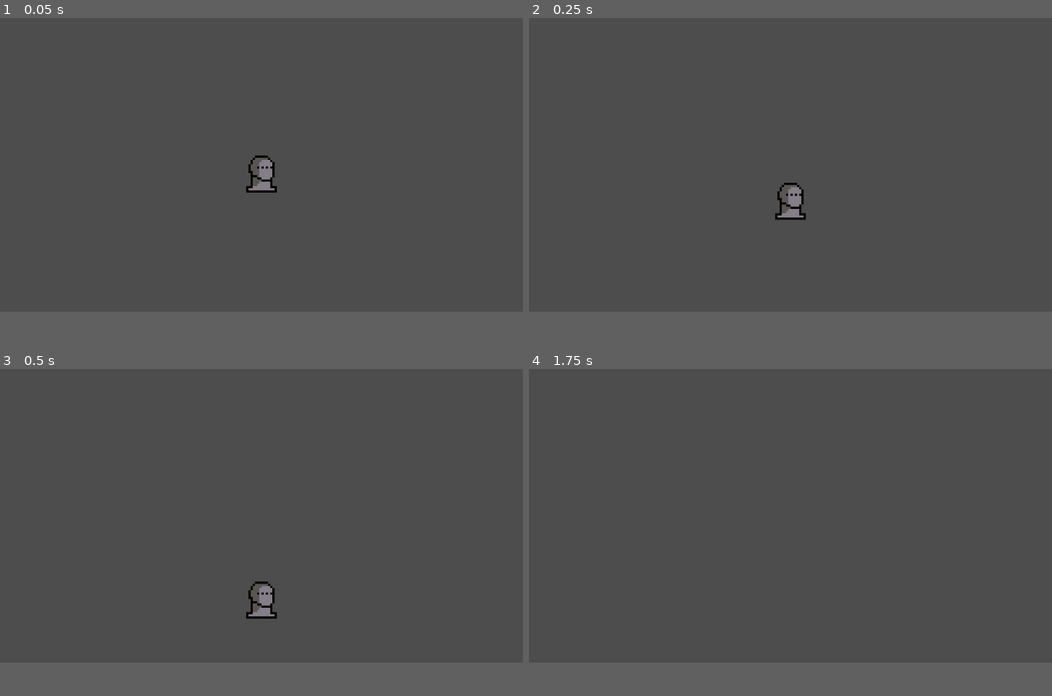
Above: before the commit, frames 1-4 (two rows, left to right).
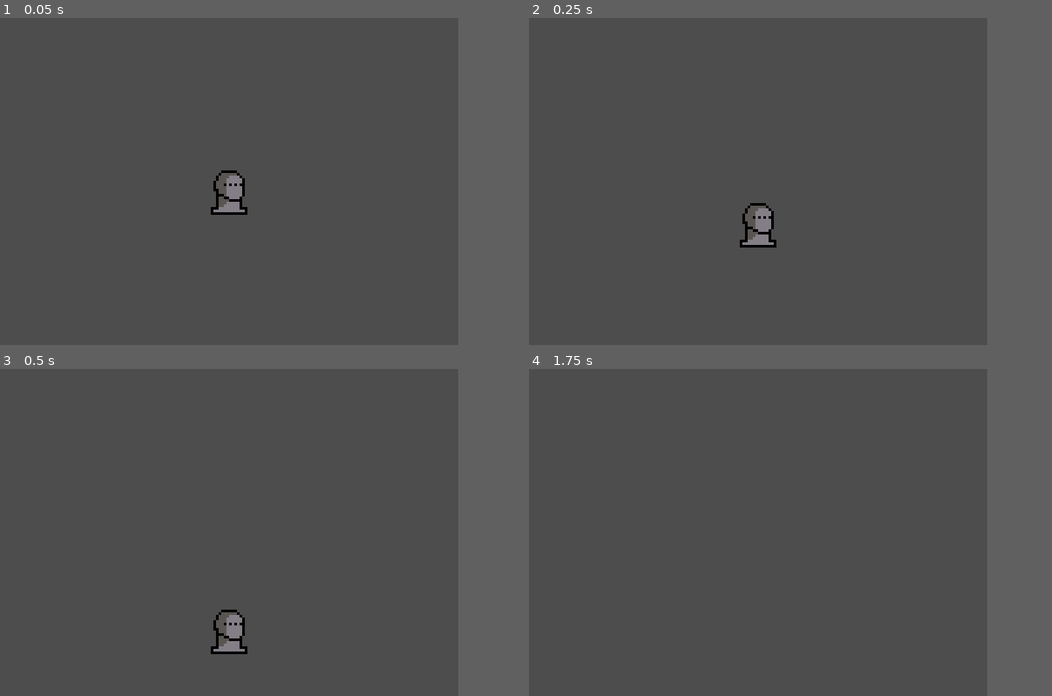
Above: after the commit, the same moments.

Repository: Muircat/gamejam2.0
Game: Godot game, scene res://knighthalfmask.tscn
Two runs of this game, one before a commit and one after it. Both use one fixed random seed, a clock stepped at 60 frames per second and the inputs below. This scene is started directly instead of the project's main scene.
Inputs:
- Up to frame 1 (0.05 s): no input
- Up to frame 2 (0.25 s): no input
- Up to frame 3 (0.5 s): no input
- Up to frame 4 (1.75 s): hold D (move_right) from 0.53 s (still down); tap Space (jump) at 0.77, 1.52 s; tap Enter at 1.25 s
In our replay, the window is 799x449 before the commit and 700x500 after it. These sizes can differ from the game's own. Grey fills any space a smaller window leaves; there, only what the larger window draws over its background counts as a difference.

The runs differ from the first frame. In frame 1, 1.0% of the frame differs, in the area x 40-53%, y 42-61%; in frame 2, 1.0%; in frame 3, 1.0%, in the area x 40-53%, y 65-88%; in frame 4, only the window size differs.

Commit message:
Update, waiting on level build *cough cough*

Diff:
--- a/death.gd
+++ b/death.gd
@@ -3,4 +3,5 @@
 
 
 func _on_body_entered(body) -> void:
-	body.respawn()
+	if body.name == "TestCharacter":
+		body.respawn()
--- a/liamtesting.tscn
+++ b/liamtesting.tscn
@@ -1,143 +1,157 @@
 [gd_scene format=3 uid="uid://snk2gl730sat"]
 
-[ext_resource type="Texture2D" uid="uid://cawa2gklais4g" path="res://Blocks/1x1brick.png" id="1_3533s"]
+[ext_resource type="Texture2D" uid="uid://ca2ul22j8xm63" path="res://BackgroundImages/Background.png" id="1_1bkxr"]
 [ext_resource type="PackedScene" uid="uid://c0ojkm3pkvv4e" path="res://testcharacter.tscn" id="1_o3k3h"]
+[ext_resource type="Shader" uid="uid://ctrgk5irbhah1" path="res://fog.gdshader" id="2_2ql80"]
+[ext_resource type="Texture2D" uid="uid://vwn6mywgx2gr" path="res://Blocks/forge-invis-dis.png" id="3_12stj"]
+[ext_resource type="Texture2D" uid="uid://brf0t3bab8f73" path="res://Blocks/forge-foreground.png" id="3_l6qvn"]
+[ext_resource type="Texture2D" uid="uid://dn3gg0uerfjm" path="res://Images/anvil.png" id="3_o4e3p"]
+[ext_resource type="Texture2D" uid="uid://okb2ytcojd17" path="res://Blocks/forge-invis-app.png" id="4_1bkxr"]
 [ext_resource type="Script" uid="uid://6xwtn08ttbb7" path="res://death.gd" id="4_12stj"]
 
-[sub_resource type="RectangleShape2D" id="RectangleShape2D_3533s"]
-size = Vector2(16, 16)
+[sub_resource type="NoiseTexture2D" id="NoiseTexture2D_2ql80"]
+
+[sub_resource type="ShaderMaterial" id="ShaderMaterial_66ohr"]
+shader = ExtResource("2_2ql80")
+shader_parameter/noise_texture = SubResource("NoiseTexture2D_2ql80")
+shader_parameter/smoke_color = Color(0.72, 0.72, 0.7056, 1)
+shader_parameter/distortion_speed = 0.1750000083125
+shader_parameter/density = 0.2250000106875
 
 [sub_resource type="RectangleShape2D" id="RectangleShape2D_l6qvn"]
-size = Vector2(784, 20)
+size = Vector2(592, 29)
+
+[sub_resource type="RectangleShape2D" id="RectangleShape2D_1q0fw"]
+size = Vector2(160, 0)
+
+[sub_resource type="RectangleShape2D" id="RectangleShape2D_2ql80"]
+size = Vector2(32, 16)
+
+[sub_resource type="RectangleShape2D" id="RectangleShape2D_o4e3p"]
+size = Vector2(32, 8)
 
 [node name="Control" type="Control" unique_id=900830038]
 layout_mode = 3
 anchors_preset = 0
+
+[node name="Background" type="Control" parent="." unique_id=840086068]
+anchors_preset = 0
 offset_right = 40.0
 offset_bottom = 40.0
 
+[node name="Forge Background" type="Sprite2D" parent="Background" unique_id=540687572]
+position = Vector2(0, -8)
+texture = ExtResource("1_1bkxr")
+
+[node name="ColorRect" type="ColorRect" parent="Background" unique_id=431891570]
+material = SubResource("ShaderMaterial_66ohr")
+layout_mode = 0
+offset_left = -80.0
+offset_top = -64.0
+offset_right = 80.0
+offset_bottom = 48.0
+
+[node name="Foreground" type="Control" parent="." unique_id=1294350541]
+anchors_preset = 0
+offset_right = 40.0
+offset_bottom = 40.0
+
+[node name="Anvil" type="Sprite2D" parent="Foreground" unique_id=1456085685]
+position = Vector2(0, 8)
+texture = ExtResource("3_o4e3p")
+
+[node name="Physical" type="Control" parent="." unique_id=192658643]
+anchors_preset = 0
+offset_right = 40.0
+offset_bottom = 40.0
+
+[node name="Forge" type="Control" parent="Physical" unique_id=1070049390]
+anchors_preset = 0
+offset_right = 40.0
+offset_bottom = 40.0
+
+[node name="ForgeForeground" type="Sprite2D" parent="Physical/Forge" unique_id=1502927766]
+position = Vector2(0, -8)
+texture = ExtResource("3_l6qvn")
+
+[node name="Falling kill" type="Area2D" parent="Physical/Forge" unique_id=677332037]
+position = Vector2(0, 32)
+script = ExtResource("4_12stj")
+
+[node name="CollisionShape2D" type="CollisionShape2D" parent="Physical/Forge/Falling kill" unique_id=58727389]
+position = Vector2(0, 1.5)
+shape = SubResource("RectangleShape2D_l6qvn")
+
+[node name="Forge Floor" type="StaticBody2D" parent="Physical/Forge" unique_id=289335486]
+position = Vector2(0, 16)
+
+[node name="CollisionShape2D" type="CollisionShape2D" parent="Physical/Forge/Forge Floor" unique_id=2121956334]
+shape = SubResource("RectangleShape2D_1q0fw")
+
+[node name="Forge Ceiling" type="StaticBody2D" parent="Physical/Forge" unique_id=2055408026]
+position = Vector2(0, -56)
+
+[node name="CollisionPolygon2D" type="CollisionPolygon2D" parent="Physical/Forge/Forge Ceiling" unique_id=111949882]
+polygon = PackedVector2Array(-16, -8, -80, -8, -80, 8, 0, 8, 0, 0, -16, 0)
+
+[node name="CollisionPolygon2D2" type="CollisionPolygon2D" parent="Physical/Forge/Forge Ceiling" unique_id=1575614682]
+polygon = PackedVector2Array(16, -8, 80, -8, 80, 8, 16, 8)
+
+[node name="Spikes" type="Control" parent="Physical" unique_id=141075846]
+anchors_preset = 0
+
+[node name="SmallSpikes" type="Area2D" parent="Physical/Spikes" unique_id=1766252602]
+position = Vector2(-80, -72)
+script = ExtResource("4_12stj")
+
+[node name="CollisionPolygon2D" type="CollisionPolygon2D" parent="Physical/Spikes/SmallSpikes" unique_id=321678902]
+position = Vector2(0, 8)
+polygon = PackedVector2Array(0, -3, 2, -8, 13, -8, 16, -2, 16, 0, 0, 0)
+
+[node name="LargeSpikes" type="Area2D" parent="Physical/Spikes" unique_id=211099394]
+position = Vector2(-64, -80)
+script = ExtResource("4_12stj")
+
+[node name="CollisionPolygon2D" type="CollisionPolygon2D" parent="Physical/Spikes/LargeSpikes" unique_id=221583299]
+position = Vector2(0, 16)
+polygon = PackedVector2Array(0, 0, 0, 0, 7, -16, 9, -16, 12.391098, -8.248932, 16, 0)
+
+[node name="Dissapear" type="Control" parent="Physical" unique_id=1680166447]
+anchors_preset = 0
+offset_top = -8.0
+offset_right = 40.0
+offset_bottom = 32.0
+
+[node name="Forge Temp Ceiling" type="StaticBody2D" parent="Physical/Dissapear" unique_id=1081375073]
+
+[node name="ForgeInvisDis" type="Sprite2D" parent="Physical/Dissapear/Forge Temp Ceiling" unique_id=812659472]
+texture = ExtResource("3_12stj")
+
+[node name="CollisionShape2D" type="CollisionShape2D" parent="Physical/Dissapear/Forge Temp Ceiling" unique_id=1006649880]
+position = Vector2(0, -48)
+shape = SubResource("RectangleShape2D_2ql80")
+
+[node name="Appear" type="Control" parent="Physical" unique_id=1880508174]
+anchors_preset = 0
+offset_right = 40.0
+offset_bottom = 40.0
+
+[node name="Forge platform appear" type="StaticBody2D" parent="Physical/Appear" unique_id=1528118556]
+
+[node name="CollisionShape2D" type="CollisionShape2D" parent="Physical/Appear/Forge platform appear" unique_id=1697959468]
+position = Vector2(0, -20)
+shape = SubResource("RectangleShape2D_o4e3p")
+
+[node name="ForgeInvisApp" type="Sprite2D" parent="Physical/Appear/Forge platform appear" unique_id=1402633612]
+position = Vector2(0, -8)
+texture = ExtResource("4_1bkxr")
+
 [node name="TestCharacter" parent="." unique_id=1608240896 instance=ExtResource("1_o3k3h")]
-position = Vector2(184, 24)
 speed = 75
 gravity = 500
 jumpvel = -175
 mask = 2
 
-[node name="Floor" type="Control" parent="." unique_id=1423920141]
-layout_mode = 1
-anchor_left = -0.21400002
-anchor_top = -0.18100001
-anchor_right = -0.21400002
-anchor_bottom = -0.18100001
-offset_left = 5.5600004
-offset_top = 10.24
-offset_right = 45.560005
-offset_bottom = 49.24
-
-[node name="Floor" type="StaticBody2D" parent="Floor" unique_id=219652528]
-position = Vector2(179, 37)
-
-[node name="CollisionShape2D" type="CollisionShape2D" parent="Floor/Floor" unique_id=1109883997]
-position = Vector2(8, 8)
-shape = SubResource("RectangleShape2D_3533s")
-
-[node name="1x1Brick" type="Sprite2D" parent="Floor/Floor" unique_id=1337002588]
-position = Vector2(8, 8)
-texture = ExtResource("1_3533s")
-
-[node name="Floor2" type="StaticBody2D" parent="Floor" unique_id=2034340037]
-position = Vector2(147, 37)
-
-[node name="CollisionShape2D" type="CollisionShape2D" parent="Floor/Floor2" unique_id=2049453298]
-position = Vector2(8, 8)
-shape = SubResource("RectangleShape2D_3533s")
-
-[node name="1x1Brick" type="Sprite2D" parent="Floor/Floor2" unique_id=595425158]
-position = Vector2(8, 8)
-texture = ExtResource("1_3533s")
-
-[node name="Floor3" type="StaticBody2D" parent="Floor" unique_id=620115774]
-position = Vector2(99, 37)
-
-[node name="CollisionShape2D" type="CollisionShape2D" parent="Floor/Floor3" unique_id=160033448]
-position = Vector2(8, 8)
-shape = SubResource("RectangleShape2D_3533s")
-
-[node name="1x1Brick" type="Sprite2D" parent="Floor/Floor3" unique_id=2118484057]
-position = Vector2(8, 8)
-texture = ExtResource("1_3533s")
-
-[node name="Floor4" type="StaticBody2D" parent="Floor" unique_id=1710642228]
-position = Vector2(19, 37)
-
-[node name="CollisionShape2D" type="CollisionShape2D" parent="Floor/Floor4" unique_id=213243620]
-position = Vector2(8, 8)
-shape = SubResource("RectangleShape2D_3533s")
-
-[node name="1x1Brick" type="Sprite2D" parent="Floor/Floor4" unique_id=1737520084]
-position = Vector2(8, 8)
-texture = ExtResource("1_3533s")
-
-[node name="Floor5" type="StaticBody2D" parent="Floor" unique_id=445875977]
-position = Vector2(-77, 37)
-
-[node name="CollisionShape2D" type="CollisionShape2D" parent="Floor/Floor5" unique_id=1172009558]
-position = Vector2(8, 8)
-shape = SubResource("RectangleShape2D_3533s")
-
-[node name="1x1Brick" type="Sprite2D" parent="Floor/Floor5" unique_id=336241133]
-position = Vector2(8, 8)
-texture = ExtResource("1_3533s")
-
-[node name="Floor6" type="StaticBody2D" parent="Floor" unique_id=379845178]
-position = Vector2(-189, 37)
-
-[node name="CollisionShape2D" type="CollisionShape2D" parent="Floor/Floor6" unique_id=870557091]
-position = Vector2(8, 8)
-shape = SubResource("RectangleShape2D_3533s")
-
-[node name="1x1Brick" type="Sprite2D" parent="Floor/Floor6" unique_id=581874245]
-position = Vector2(8, 8)
-texture = ExtResource("1_3533s")
-
-[node name="Floor7" type="StaticBody2D" parent="Floor" unique_id=189444812]
-position = Vector2(211, 5.0000005)
-
-[node name="CollisionShape2D" type="CollisionShape2D" parent="Floor/Floor7" unique_id=2027340557]
-position = Vector2(8, 8)
-shape = SubResource("RectangleShape2D_3533s")
-
-[node name="1x1Brick" type="Sprite2D" parent="Floor/Floor7" unique_id=780665165]
-position = Vector2(8, 8)
-texture = ExtResource("1_3533s")
-
-[node name="Floor8" type="StaticBody2D" parent="Floor" unique_id=190543575]
-position = Vector2(299, -11)
-
-[node name="CollisionShape2D" type="CollisionShape2D" parent="Floor/Floor8" unique_id=391113386]
-position = Vector2(8, 8)
-shape = SubResource("RectangleShape2D_3533s")
-
-[node name="1x1Brick" type="Sprite2D" parent="Floor/Floor8" unique_id=711304826]
-position = Vector2(8, 8)
-texture = ExtResource("1_3533s")
-
-[node name="Floor9" type="StaticBody2D" parent="Floor" unique_id=909636189]
-position = Vector2(243, 21)
-
-[node name="CollisionShape2D" type="CollisionShape2D" parent="Floor/Floor9" unique_id=230353067]
-position = Vector2(8, 8)
-shape = SubResource("RectangleShape2D_3533s")
-
-[node name="1x1Brick" type="Sprite2D" parent="Floor/Floor9" unique_id=1658645021]
-position = Vector2(8, 8)
-texture = ExtResource("1_3533s")
-
-[node name="Area2D" type="Area2D" parent="Floor" unique_id=677332037]
-script = ExtResource("4_12stj")
-
-[node name="CollisionShape2D" type="CollisionShape2D" parent="Floor/Area2D" unique_id=58727389]
-position = Vector2(59, 69)
-shape = SubResource("RectangleShape2D_l6qvn")
-
-[connection signal="body_entered" from="Floor/Area2D" to="Floor/Area2D" method="_on_body_entered"]
+[connection signal="body_entered" from="Physical/Forge/Falling kill" to="Physical/Forge/Falling kill" method="_on_body_entered"]
+[connection signal="body_entered" from="Physical/Spikes/SmallSpikes" to="Physical/Spikes/SmallSpikes" method="_on_body_entered"]
+[connection signal="body_entered" from="Physical/Spikes/LargeSpikes" to="Physical/Spikes/LargeSpikes" method="_on_body_entered"]
--- a/project.godot
+++ b/project.godot
@@ -21,8 +21,8 @@
 
 [display]
 
-window/size/viewport_width=960
-window/size/viewport_height=540
+window/size/viewport_width=700
+window/size/viewport_height=500
 
 [input]
 
--- a/respawn.gd
+++ /dev/null
@@ -1 +0,0 @@
-extends Control
--- a/testcharacterscript.gd
+++ b/testcharacterscript.gd
@@ -6,7 +6,7 @@
 @export var mask := 0
 var jump = true
 
-@export var respawnpos := Vector2(184,24)
+@export var respawnpos := Vector2(0,0)
 
 var faceway := 1
 
Not shown: 1 places in knighthalfmask.tscn that only renumber resources
Not shown, removed: respawn.gd.uid
